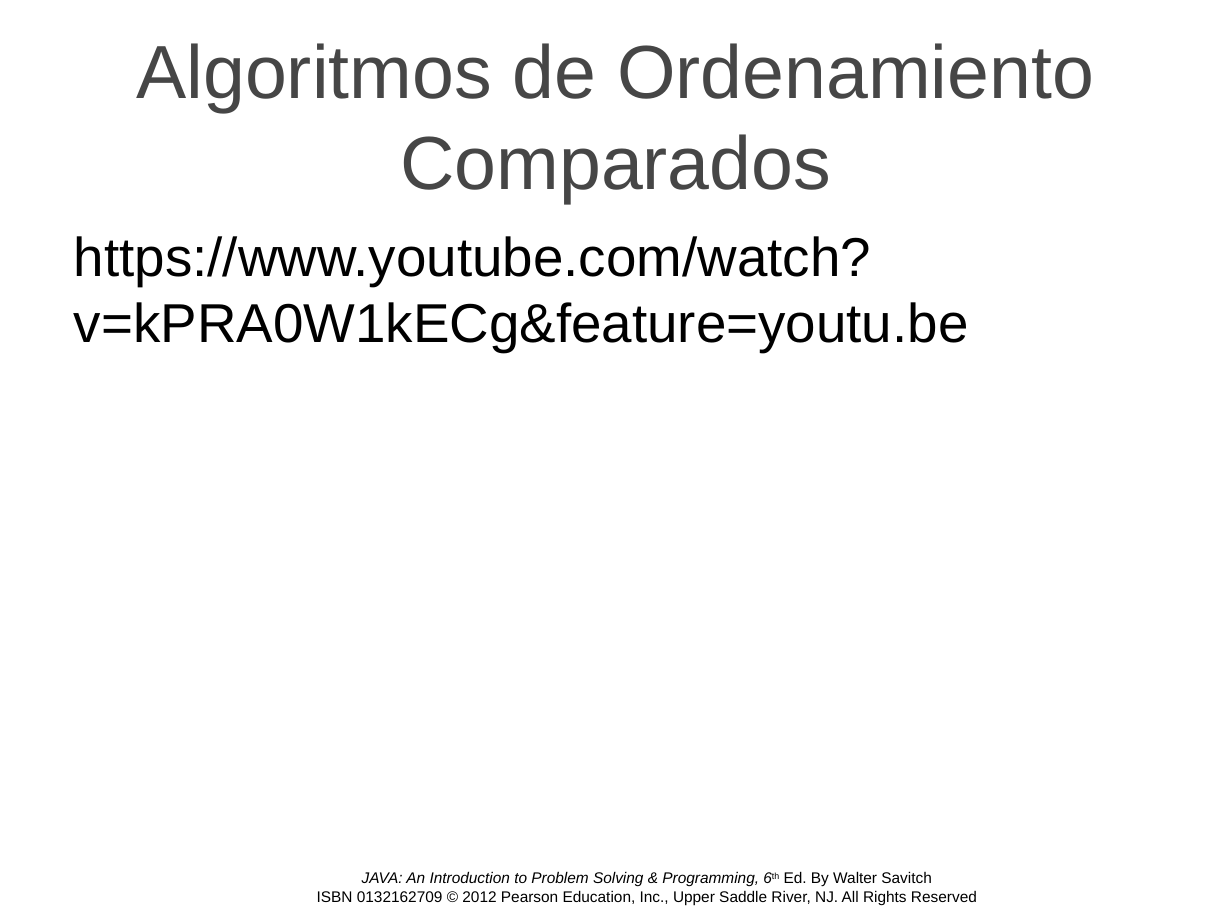
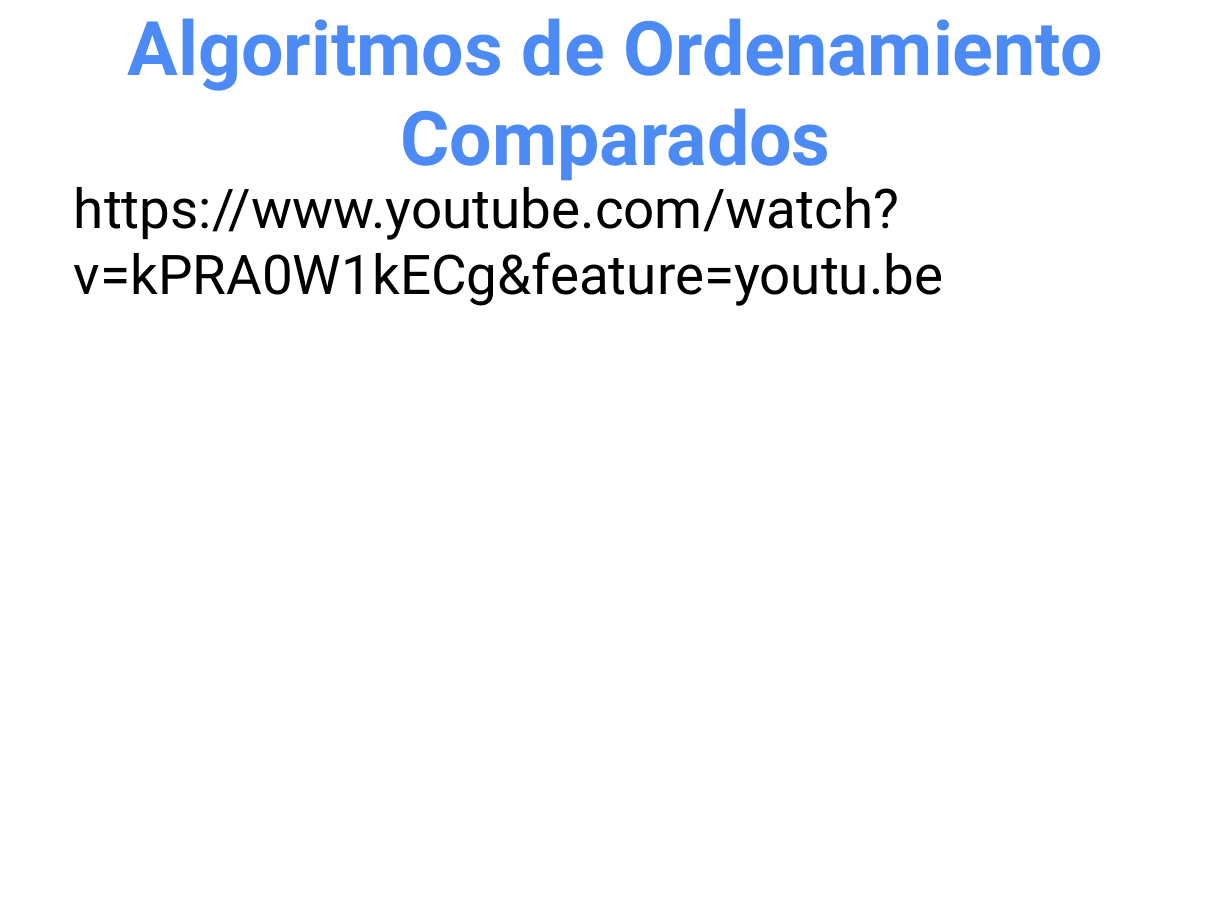
Before and after one commit to OMardil/INFO2, a slide deck: slide 24 of MOD02_Algoritmos_de_ordenamiento_y_busqueda/01 Presentacion/INFO2_MOD2-Ordenamiento_y_Busqueda.pptx (slide 23 before the commit). Drawn at 1232x924 pixels with LibreOffice and Linux fonts; fonts in the diff are those of the drawing; background and template pictures are left out. Boxes give left, top, right and bottom in pixels: in the first picture for what was removed or moved away, otherwise in the second. Text is boxed around its words. In the diff, an @@ line names an element or a change of style, - is before the commit and + after.

```diff
--- a/MOD02_Algoritmos_de_ordenamiento_y_busqueda/01 Presentacion/INFO2_MOD2-Ordenamiento_y_Busqueda.pptx
+++ b/MOD02_Algoritmos_de_ordenamiento_y_busqueda/01 Presentacion/INFO2_MOD2-Ordenamiento_y_Busqueda.pptx
@@ title "Algoritmos de Ordenamiento Comparados" at [128, 18, 1102, 181]: font Arial to Roboto, text colour #464646 to #4C8BF5, bold on @@
@@ text "https://www.youtube.com/watch?v=kPRA0W1kECg&feature=youtu.be": place and size @@
-text "https://www.youtube.com/watch?v=kPRA0W1kECg&feature=youtu.be" at [74, 236, 969, 352]
+text "https://www.youtube.com/watch?v=kPRA0W1kECg&feature=youtu.be" at [74, 178, 943, 306]
@@ text "https://www.youtube.com/watch?v=kPRA0W1kECg&feature=youtu.be" at [74, 178, 943, 306]: font Arial to Roboto @@
@@ text removed at [317, 871, 977, 905] @@
-JAVA: An Introduction to Problem Solving & Programming, 6th Ed. By Walter Savitch
-ISBN 0132162709 © 2012 Pearson Education, Inc., Upper Saddle River, NJ. All Rights Reserved
```
Also in this commit, not shown: 21 other slides changed, 2 slides added, 1 slide removed, 1 other file.
